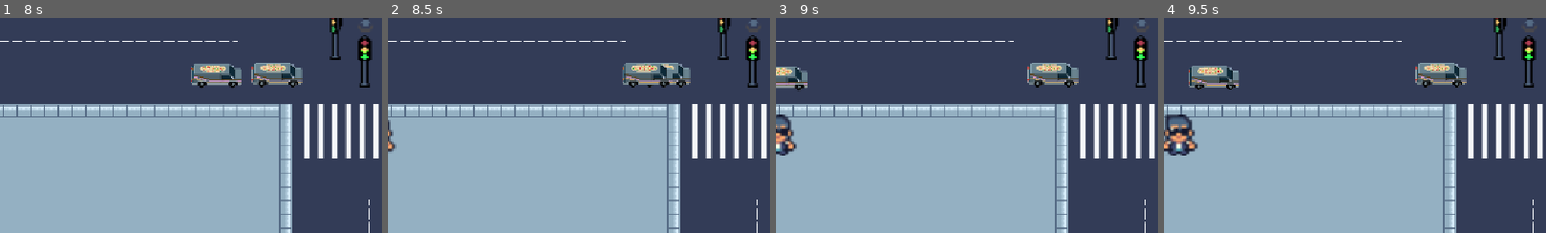
Above: before the commit, frames 1-4 (left to right).
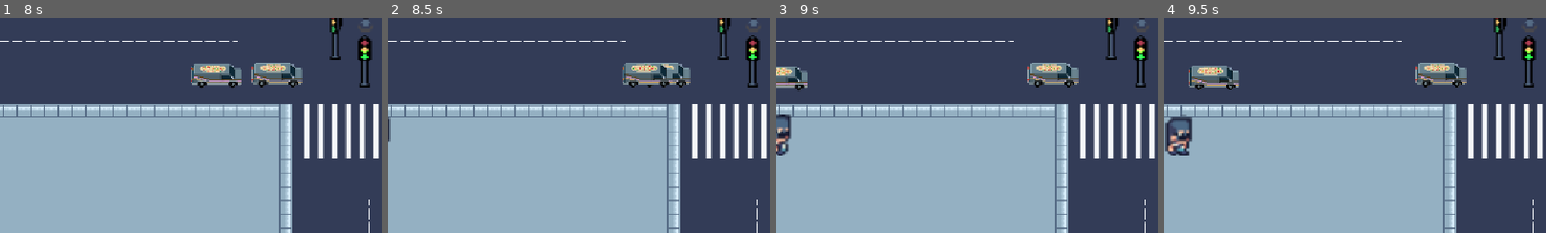
Above: after the commit, the same moments.

Repository: lafgo-fc/game-jam-repoooo
Game: Godot game, scene res://scne/test_one.tscn
Same seed, same stepped clock (60 frames per second), same inputs: the game is played once before the commit and once after it.
Inputs:
- Up to frame 1 (8 s): tap Enter (ui_accept) at 0.5, 0.77, 1.25, 1.52, 3.02, 3.77, 4.52, 6.02, 6.77, 7.52 s; hold R (traffic control right and left) from 0.53 s (still down)
- Up to frame 2 (8.5 s): keep holding R (traffic control right and left)
- Up to frame 3 (9 s): keep holding R (traffic control right and left)
- Up to frame 4 (9.5 s): keep holding R (traffic control right and left); tap Enter (ui_accept) at 9.02 s
The pictures show only the part of the screen within x 0-50%, y 50-100%; the shares and areas given below are measured in that part.

Frame 1 is identical in both runs. In frame 2, 0.1% of the frame differs, in the area x 0-3%, y 46-63%; in frame 3, 0.6%; in frame 4, 1.1%, in the area x 0-9%, y 44-64%.

Commit message:
added new npc script

Diff:
--- a/scne/pedestians.gd
+++ b/scne/pedestians.gd
@@ -3,6 +3,7 @@
 @onready var npc_1 = $"npc 1"
 @onready var traffic_light = $"."
 @onready var npc_2 = $"npc 2"
+@onready var npc_3 =  $"npc 3"
 
 @export var p1: Marker2D
 @export var p2: Marker2D
@@ -25,7 +26,7 @@
 var reached_p1 = false
 func _ready():
 	add_to_group("npc")
-	npc_list = [npc_1,npc_2]
+	npc_list = [npc_1,npc_2,npc_3]
 	npc_name = npc_list.pick_random()
 	for npc in npc_list:
 		npc.hide()
